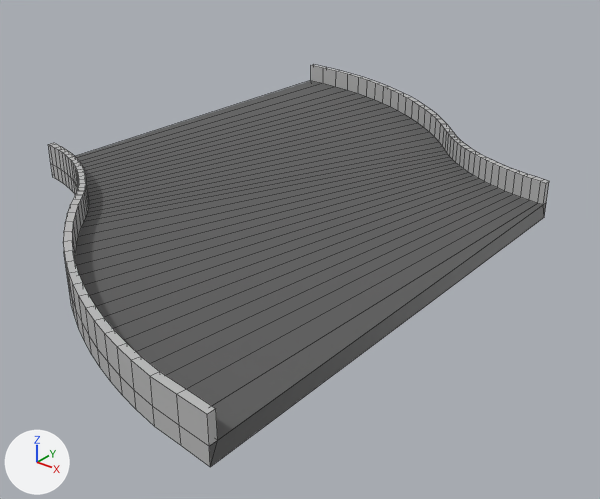
Renders of the FBX model Assets/models/Modular_Track/Wide_Track/S-curve/S-curve_R_2_WIDE.fbx from each side of a commit.
One viewpoint serves both versions: a 50 mm camera at (19.2, 1.86, 1.4) aimed at (17.17, 4.4, -0.18). Arrows for +X, +Y and +Z are at lower left; the lights stay in place. Mesh edges are drawn as thin lines. Where no turn or scale is listed for an object, it has been applied to the vertices.
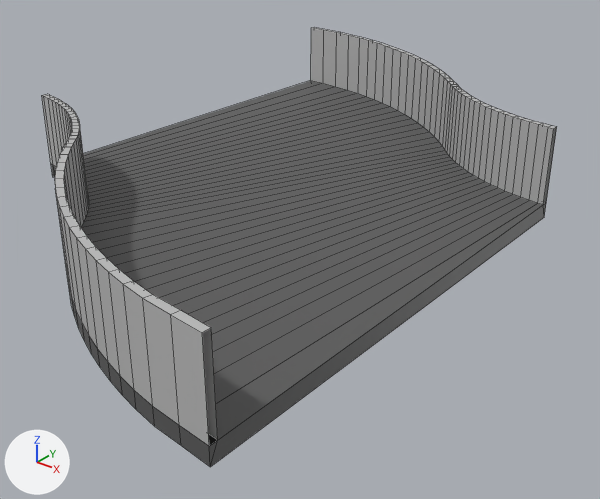
The newer file is also turned or shifted as a whole; pictures and numbers use the older file's frame.

Pixel boxes (x1, y1, x2, y2) of what changed, in the pictures (600 x 499 px):
'pSphere32', reshaped (9% taller): before (48, 65, 549, 467); after (42, 27, 557, 467)
part 1 of me_mesh, cut back: before (48, 65, 549, 446); after (42, 27, 557, 446)
part 2 of me_mesh, recoloured: (51, 164, 210, 466) in both

What the commit changed:
Material 'road14' (mat_road14) is new.
Its base color is (0.104, 0.104, 0.104) (dark grey #5b5b5b).
me_mesh is used by ob_psphere32; location (18.0, 5.0, 0.0).
me_mesh had 370 vertices, 370 faces and spanned x -2.0..0.0, y -2.0..1.0, z 0.0..0.16.
me_mesh now has 370 vertices, 366 faces and spans x -2.0..0.0, y -2.0..1.0, z 0.0..0.39.
Part 1, on me_mesh:
4 faces are deleted.
148 vertices in x -2.0..0.0, y -2.0..1.0, z 0.16 move by (0.0, 0.0, 0.23).
me_mesh part 2: 72 faces spanning x -2.0..0.0, y -2.0..1.0, z 0.0..0.07 switch from mat_lambert1 (grey #bcbcbc) to mat_road (dark grey #5b5b5b).
me_mesh now uses material mat_road14 (dark grey #5b5b5b).
